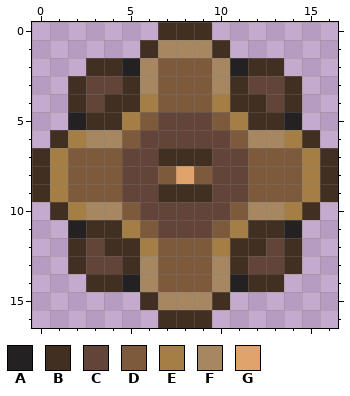
A pixel-art sprite gets an edit: Assets/Items/SteampunkSet/CogwheelMount_Wheel.png. This is how it looked before the edit.
The file is 34x34 pixels, drawn in blocks of 2x2; one block is one cell here.
Palette (. is transparent): A #242122  B #413022  C #624438  D #7e5a3d  E #a57e45  F #a78761  G #e0a36c
Pixels before, first column x 0:
 0 .......BBB.......
 1 ......BFFFB......
 2 ...BBAFDDDFABB...
 3 ..BCCBFDDDFBCCB..
 4 ..BCBBEDDDEBBCB..
 5 ..ABBEDCCCDEBBA..
 6 .BEFFDCCCCCDFFEB.
 7 BEDDDCCBBBCCDDDEB
 8 BEDDDCCDGDCCDDDEB
 9 BEDDDCCBBBCCDDDEB
10 .BEFFDCCCCCDFFEB.
11 ..ABBEDCCCDEBBA..
12 ..BCBBEDDDEBBCB..
13 ..BCCBFDDDFBCCB..
14 ...BBAFDDDFABB...
15 ......BFFFB......
16 .......BBB.......
Once edited:
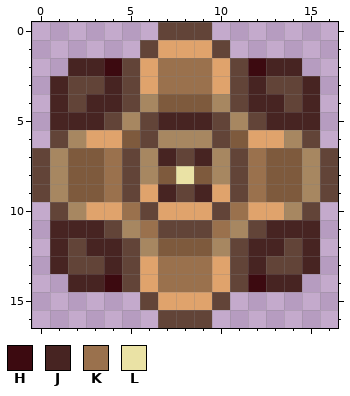
Colours new in this view: H #3c0a10  J #472422  K #9a714d  L #eae2a5
The edit:
Changed rows in their new state; - is an unchanged pixel.
first column x 0:
 0 -------CCC-------
 1 ------CGGGC------
 2 --JJHCGKKKGCHJJ--
 3 -JC-JCGKKKGCJ-CJ-
 4 -JCJJCF---FCJJCJ-
 5 -JJJCFCJJJCFCJJJ-
 6 -CFGG--FFF--GGFC-
 7 CF--K-FJCJF-K--FC
 8 CF--K-F-L-F-K--FC
 9 CF--K-GJCJG-K--FC
10 -CFGGK-GGG-KGGFC-
11 -JJJCFK---KFCJJJ-
12 -JCJJCF---FCJJCJ-
13 -JC-JCGKKKGCJ-CJ-
14 --JJHCGKKKGCHJJ--
15 ------CGGGC------
16 -------CCC-------
Boxes around the changes in both pictures, in picture pixels (x1, y1, x2, y2):
changed: (32, 22, 338, 328)
